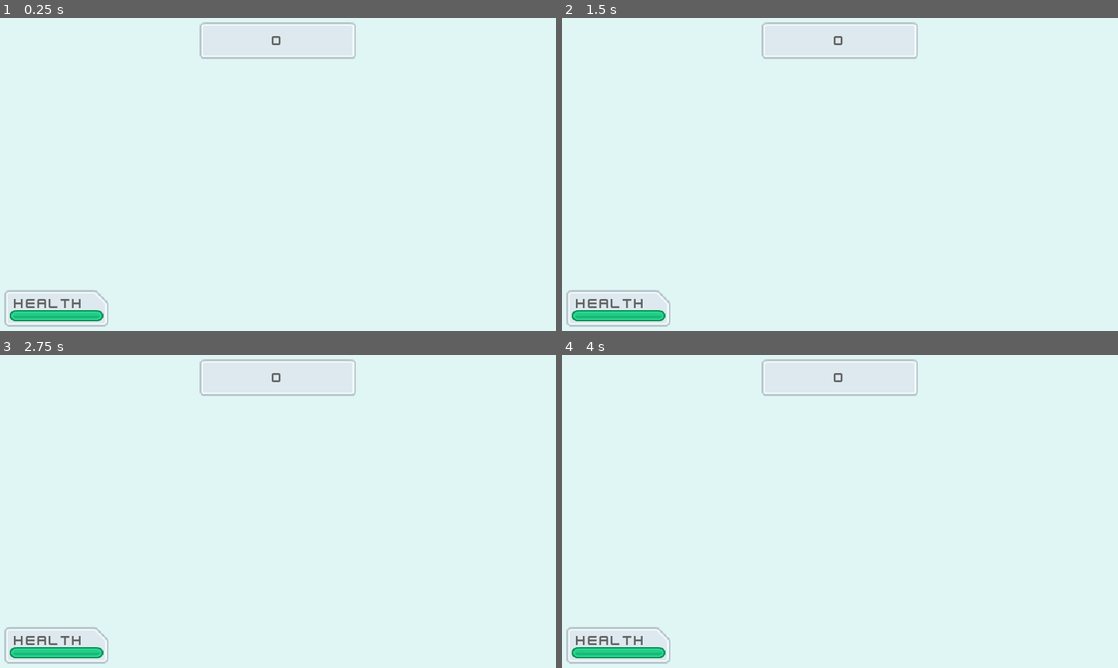
Above: before the commit, frames 1-4 (two rows, left to right).
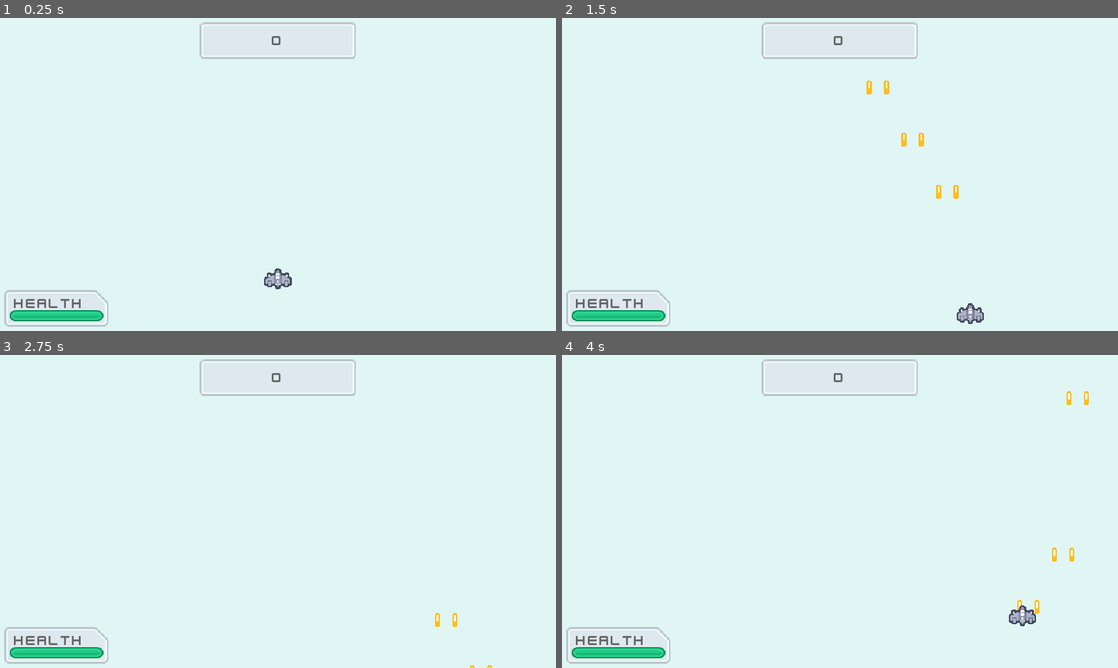
Above: after the commit, the same moments.

Repository: Trouperton/PIXELWINGS
Game: Godot game, scene res://Scenes/Levels/level_template.tscn
Same seed, same stepped clock (60 frames per second), same inputs: the game is played once before the commit and once after it. This scene is started directly instead of the project's main scene.
Inputs (mouse positions are in pixels of both pictures, inside the frame that each line leads up to):
- Up to frame 1 (0.25 s): no input
- Up to frame 2 (1.5 s): tap Enter at 0.5 s; move the mouse to (962, 158) at 0.52 s; hold D (move_right) 0.53-1.28 s; hold Space (primary_fire) 0.53-1.28 s; move the mouse to (728, 190) at 1.27 s; hold S (move_down) from 1.28 s (still down); tap Space (primary_fire) at 1.35 s
- Up to frame 3 (2.75 s): move the mouse to (333, 442) at 2.02 s; release S (move_down) at 2.03 s; hold D (move_right) from 2.03 s (still down); hold Space (primary_fire) from 2.03 s (still down)
- Up to frame 4 (4 s): move the mouse to (812, 574) at 2.77 s; release D (move_right) at 2.78 s; release Space (primary_fire) at 2.78 s; hold W (move_up) 2.78-3.53 s; tap Space (primary_fire) at 2.85 s; move the mouse to (1006, 558) at 3.52 s; hold A (move_left) from 3.53 s (still down); hold Space (primary_fire) from 3.53 s (still down)

The runs differ from the first frame. In frame 1, 0.2% of the frame differs, in the area x 47-53%, y 80-87%; in frame 2, 0.5%, in the area x 54-76%, y 20-98%; in frame 3, less than 0.1%; in frame 4, 0.4%.

Commit message:
Started implementing player spawning mechanic
To this end the player now is instantiated at the beginning of the level.

Diff:
--- a/Scenes/Levels/level_1.tscn
+++ b/Scenes/Levels/level_1.tscn
@@ -1,16 +1,12 @@
-[gd_scene load_steps=5 format=4 uid="uid://4m8r36db8cd7"]
+[gd_scene load_steps=4 format=4 uid="uid://4m8r36db8cd7"]
 
 [ext_resource type="PackedScene" uid="uid://b1j40gh27n2jy" path="res://Scenes/Levels/level_template.tscn" id="1_qmvqt"]
 [ext_resource type="PackedScene" uid="uid://4y5jsy5de30j" path="res://Scenes/Waves/wave_green_3_triple_straight_vics.tscn" id="2_2c4no"]
-[ext_resource type="PackedScene" uid="uid://b1x50rpfnfopc" path="res://Scenes/Prefabs/Ships/Player.tscn" id="2_ox6fj"]
 [ext_resource type="PackedScene" uid="uid://cjse1tcup61bn" path="res://Scenes/Waves/wave_green_3_slalom_x.tscn" id="3_3vkhr"]
 
 [node name="Main" instance=ExtResource("1_qmvqt")]
 waves_to_spawn = Array[PackedScene]([ExtResource("2_2c4no"), ExtResource("3_3vkhr"), ExtResource("2_2c4no")])
 times_between_waves = Array[float]([5.0, 5.0, 5.0])
 
-[node name="Player" parent="." index="1" instance=ExtResource("2_ox6fj")]
-position = Vector2(320, 300)
-
 [node name="TileMapLayer2" parent="TileMapLayer" index="0"]
 tile_map_data = PackedByteArray("AAAMAPz/AAADAAUAAAAMAPv/AAADAAQAAAAMAPr/AAADAAQAAAAMAPn/AAADAAQAAAAMAPj/AAAEAAMAAAAMAP …(1008 unchanged characters)…
--- a/Scenes/Levels/level_template.tscn
+++ b/Scenes/Levels/level_template.tscn
@@ -1,13 +1,16 @@
-[gd_scene load_steps=5 format=4 uid="uid://b1j40gh27n2jy"]
+[gd_scene load_steps=6 format=4 uid="uid://b1j40gh27n2jy"]
 
 [ext_resource type="TileSet" uid="uid://b04hr28t258rx" path="res://Assets/Terrain Tile Set.tres" id="1_l73ve"]
 [ext_resource type="Script" path="res://Scripts/scene_manager.gd" id="1_xn21m"]
 [ext_resource type="Script" path="res://Scripts/Island_Movement.gd" id="2_4p0se"]
+[ext_resource type="PackedScene" uid="uid://b1x50rpfnfopc" path="res://Scenes/Prefabs/Ships/Player.tscn" id="2_8g47p"]
 [ext_resource type="PackedScene" uid="uid://b57v22y0fc7c5" path="res://Scenes/heads_up_display.tscn" id="2_irku0"]
 
-[node name="Main" type="Node2D"]
+[node name="Main" type="Node2D" node_paths=PackedStringArray("player_spawn")]
 script = ExtResource("1_xn21m")
 spawn_position = Vector2i(320, 300)
+player_ship = ExtResource("2_8g47p")
+player_spawn = NodePath("Spawn Point")
 
 [node name="HUD" parent="." instance=ExtResource("2_irku0")]
 anchors_preset = 0
@@ -26,3 +29,6 @@
 [node name="TileMapLayer2" type="TileMapLayer" parent="TileMapLayer"]
 tile_set = ExtResource("1_l73ve")
 script = ExtResource("2_4p0se")
+
+[node name="Spawn Point" type="Node2D" parent="."]
+position = Vector2(320, 300)
--- a/Scripts/scene_manager.gd
+++ b/Scripts/scene_manager.gd
@@ -3,6 +3,7 @@
 @export_category("Player")
 @export var spawn_position: Vector2i = Vector2i(320, 220)
 @export var player_ship: PackedScene
+@export var player_spawn: Node2D
 
 @export_category("Waves")
 @export var waves_to_spawn: Array[PackedScene]
@@ -50,9 +51,11 @@
 
 func spawn_player():
 	# Local Variables
+	var player_to_spawn = player_ship.instantiate()
+	# Main spawn_player()
+	player_to_spawn.position = player_spawn.position
 
-	# Main spawn_player()
-	pass
+	add_child(player_to_spawn)
 
 func add_to_score(input_score: int) -> void:
 	# Local Variables
